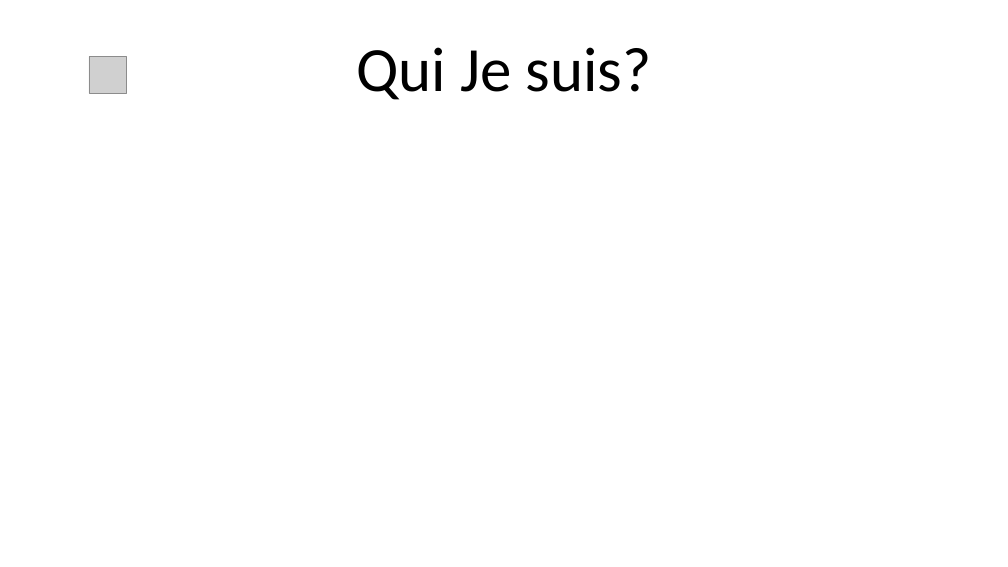
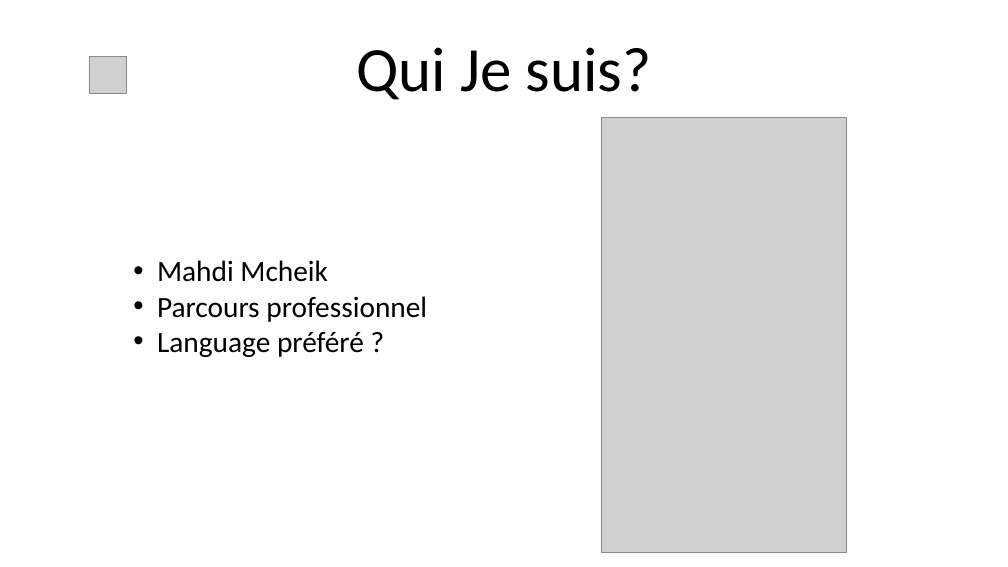
Before and after one commit to mahdimcheik/template-angular-19-dashboard, a slide deck: slide 2 of presentation/skill-hive.pptx. Drawn at 1008x567 pixels with LibreOffice and Linux fonts; fonts in the diff are those of the drawing; grey boxes stand for pictures; background and template pictures are left out. Boxes give left, top, right and bottom in pixels: in the first picture for what was removed or moved away, otherwise in the second. Text is boxed around its words. In the diff, an @@ line names an element or a change of style, - is before the commit and + after.

```diff
--- a/presentation/skill-hive.pptx
+++ b/presentation/skill-hive.pptx
@@ picture added at (x1=602, y1=117, x2=847, y2=552) @@
@@ text added at (x1=157, y1=260, x2=427, y2=357), 28 pt, text #000000 @@
+• Mahdi Mcheik
+• Parcours professionnel
+• Language préféré ?
```
Also in this commit, not shown: 1 other slide changed, 5 slides added, 2 slides removed, 9 other files.
